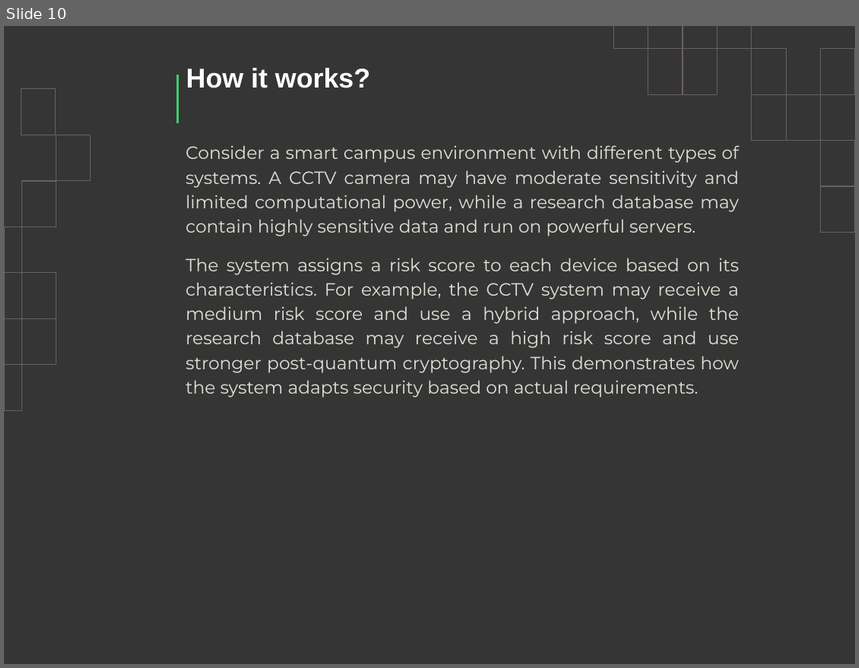
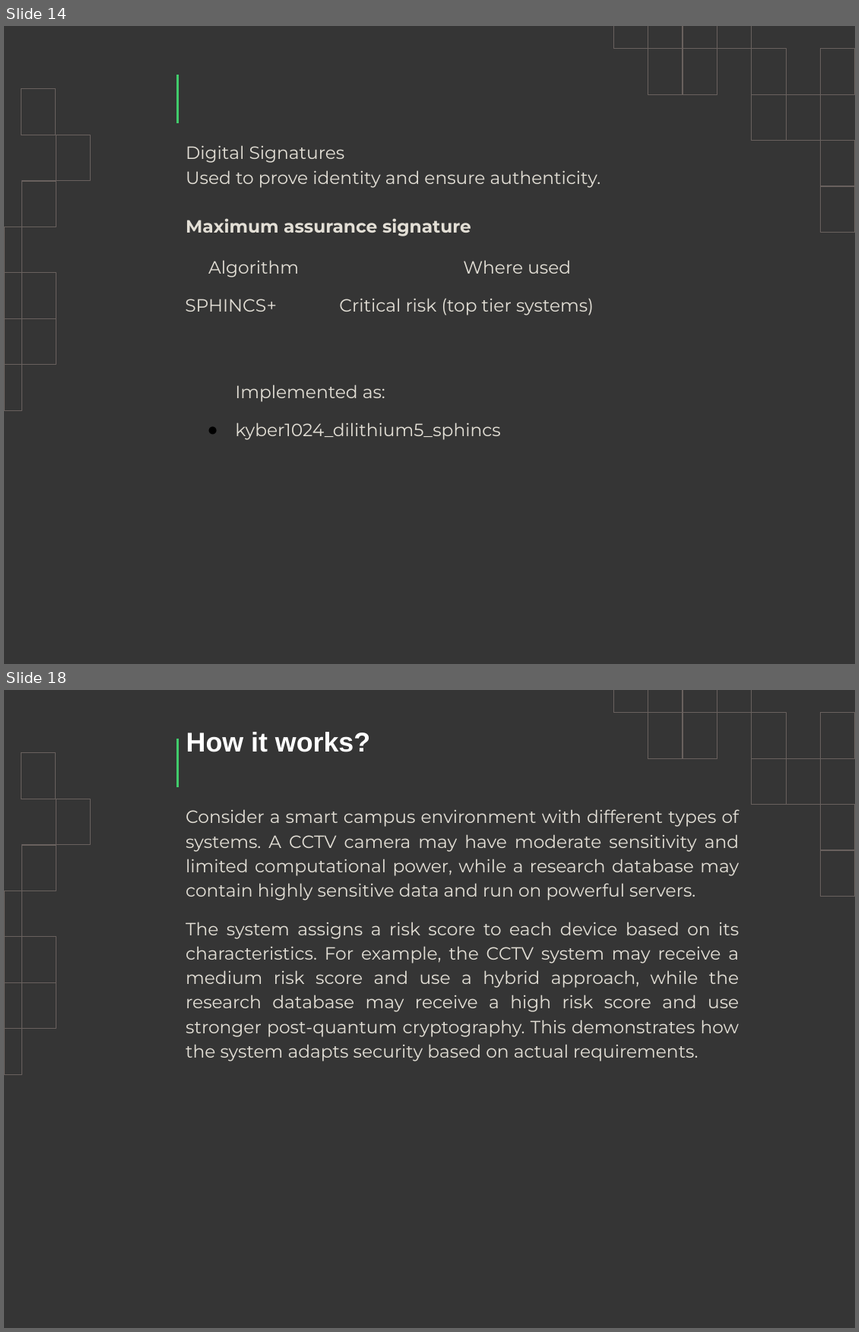
Before and after one commit to TheUnmeshRaj/Quantum-Risk-Aware-Context-Adaptive-PQC-Framework, a slide deck: docs/Proposal.pptx. Shown one above the other, each under a label of ours: slide 10 before the commit, slides 14 and 18 after it; the slides between them are not shown. The pictures are 859x668 and 859x1332 pixels, drawn with LibreOffice and Linux fonts; fonts in the diff are those of the drawing. Boxes give left, top, right and bottom in pixels: in the first picture for what was removed or moved away, otherwise in the second. Text is boxed around its words. In the diff, an @@ line names an element or a change of style, - is before the commit and + after.

```diff
--- a/docs/Proposal.pptx
+++ b/docs/Proposal.pptx
@@ slide 14 added at [4, 26, 855, 664], background #353535; not listed: 22 template elements that a slide beside it also shows @@
@@ subtitle added at [186, 145, 601, 237], 15 pt, text #E3DFD6 @@
+Digital Signatures
+Used to prove identity and ensure authenticity.
+Maximum assurance signature
@@ table added at [177, 246, 704, 525], 2 rows, 2 columns @@
+Algorithm | Where used
+SPHINCS+ | Critical risk (top tier systems)
@@ text added at [235, 385, 501, 440], 15 pt, text #E3DFD6 @@
+Implemented as:
+● kyber1024_dilithium5_sphincs
@@ what was slide 10 is now slide 18 @@
```
Also in this commit, not shown: 1 slide changed, 7 other slides added, 3 other files.
